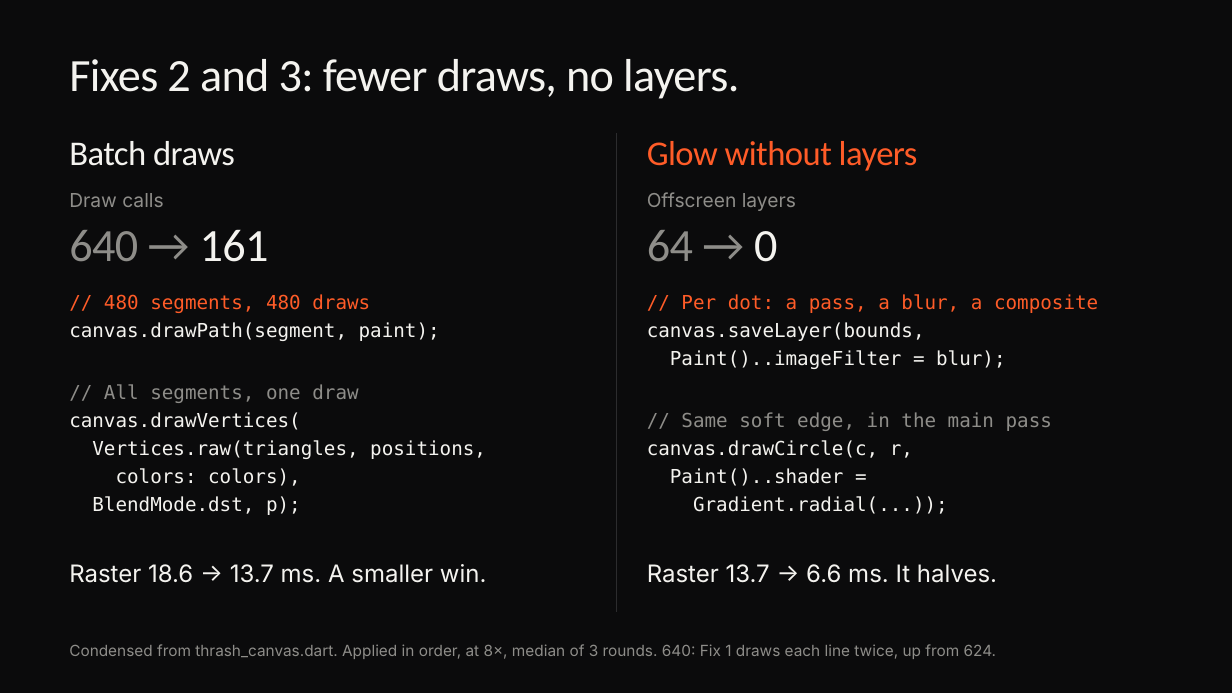
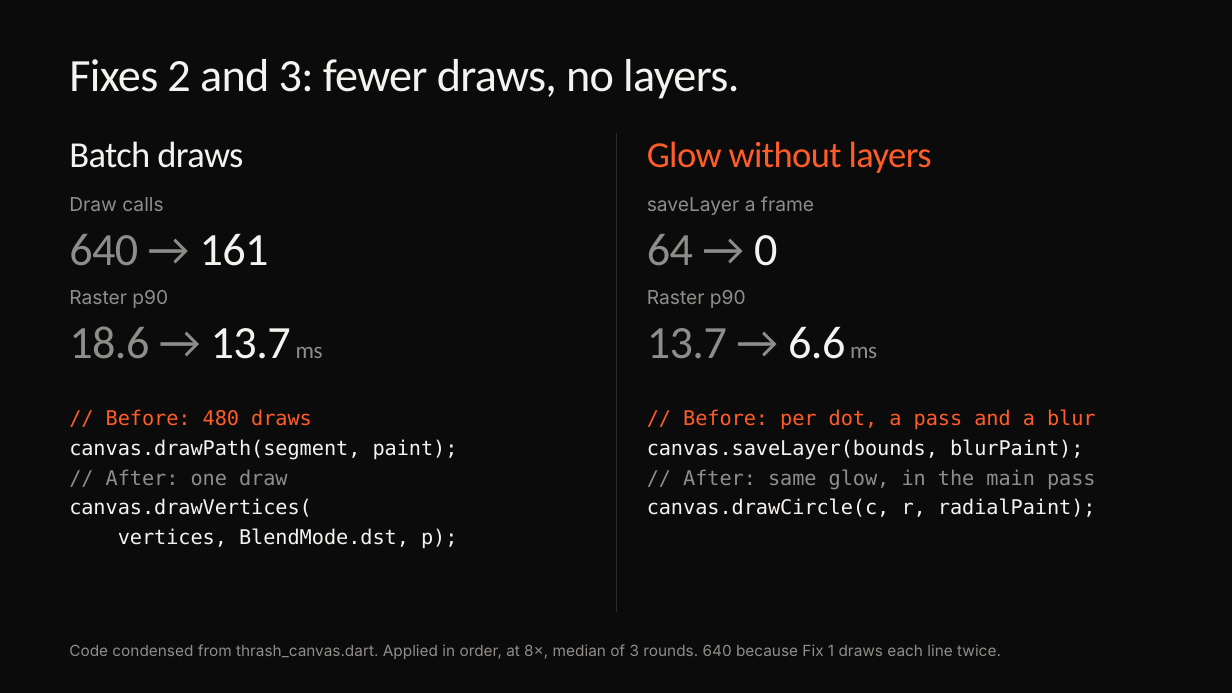
Before and after one commit to cm-collins/fluttercon-demo-app, a slide deck: slide 23 of docs/talk/slides/beyond-skia-dark.pptx. Drawn at 1232x693 pixels with LibreOffice and Linux fonts; fonts in the diff are those of the drawing; background and template pictures are left out. Boxes give left, top, right and bottom in pixels: in the first picture for what was removed or moved away, otherwise in the second. Text is boxed around its words. In the diff, an @@ line names an element or a change of style, - is before the commit and + after.

```diff
--- a/docs/talk/slides/beyond-skia-dark.pptx
+++ b/docs/talk/slides/beyond-skia-dark.pptx
@@ text "Batch draws" at box(69, 141, 243, 168): size 27 to 28.5 pt, letter spacing -0.4 to -0.5 pt @@
@@ text "Glow without layers" at box(647, 141, 932, 173): size 27 to 28.5 pt, letter spacing -0.4 to -0.5 pt @@
@@ text removed at box(647, 192, 796, 211) @@
-Offscreen layers
@@ text added at box(647, 196, 814, 215), 15 pt, text #8E8D89 @@
+saveLayer a frame
@@ 3 texts: place and size @@
-3 texts at box(69, 193, 777, 262)
+3 texts at box(69, 197, 777, 266)
@@ text added at box(69, 290, 168, 308), 15 pt, text #8E8D89 @@
+Raster p90
@@ text added at box(647, 290, 746, 308), 15 pt, text #8E8D89 @@
+Raster p90
@@ text at box(69, 326, 323, 359): text changed; size 18.8 to 36 pt; font Inter to Calibri; text colour #F4F3EF to #8E8D89 @@
-Raster 18.6 → 13.7 ms. A smaller win.
+18.6 → 13.7 ms
@@ text at box(647, 326, 877, 359): text changed; size 18.8 to 36 pt; font Inter to Calibri; text colour #F4F3EF to #8E8D89 @@
-Raster 13.7 → 6.6 ms. It halves.
+13.7 → 6.6 ms
@@ text "// Before: 480 draws": place and size @@
-text "// Before: 480 draws" at box(69, 294, 486, 515)
+text "// Before: 480 draws" at box(69, 409, 458, 549)
@@ text at box(106, 409, 312, 426): text changed; size 15 to 15.8 pt @@
-// 480 segments, 480 draws
+// Before: 480 draws
@@ text at box(647, 409, 1096, 517): text changed; size 15 to 15.8 pt @@
-// Per dot: a pass, a blur, a composite
-canvas.saveLayer(bounds,
-Paint()..imageFilter = blur);
-// Same soft edge, in the main pass
-canvas.drawCircle(c, r,
-Paint()..shader =
-Gradient.radial(...));
+// Before: per dot, a pass and a blur
+canvas.saveLayer(bounds, blurPaint);
+// After: same glow, in the main pass
+canvas.drawCircle(c, r, radialPaint);
@@ text at box(69, 439, 458, 517): size 15 to 15.8 pt in "canvas.drawPath(segment, paint);", "canvas.drawVertices(" @@
@@ text at box(106, 469, 288, 485): text changed; size 15 to 15.8 pt @@
-// All segments, one draw
+// After: one draw
@@ text at box(118, 528, 457, 549): text changed; size 15 to 15.8 pt @@
-Vertices.raw(triangles, positions,
-colors: colors),
-BlendMode.dst, p);
+vertices, BlendMode.dst, p);
@@ text at box(69, 644, 1001, 659): text changed @@
-Condensed from thrash_canvas.dart. Applied in order, at 8×, median of 3 rounds. 640: Fix 1 draws each line twice, up from 624.
+Code condensed from thrash_canvas.dart. Applied in order, at 8×, median of 3 rounds. 640 because Fix 1 draws each line twice.
```
Also in this commit, not shown: 1 other slide changed, 12 other files.
